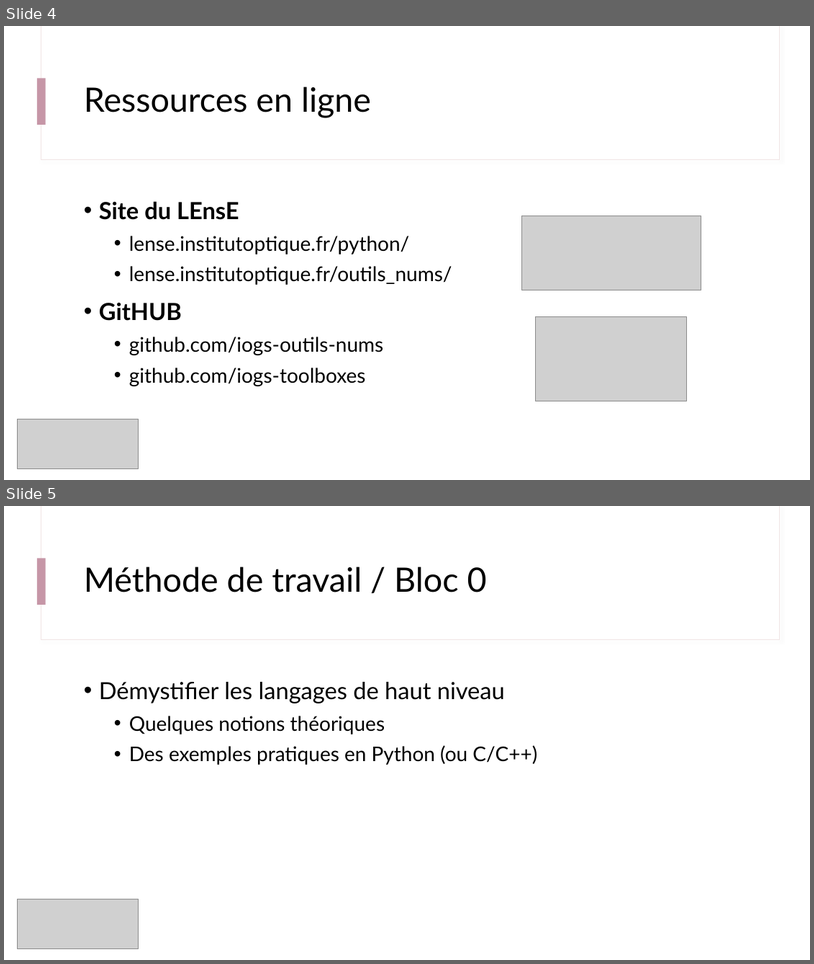
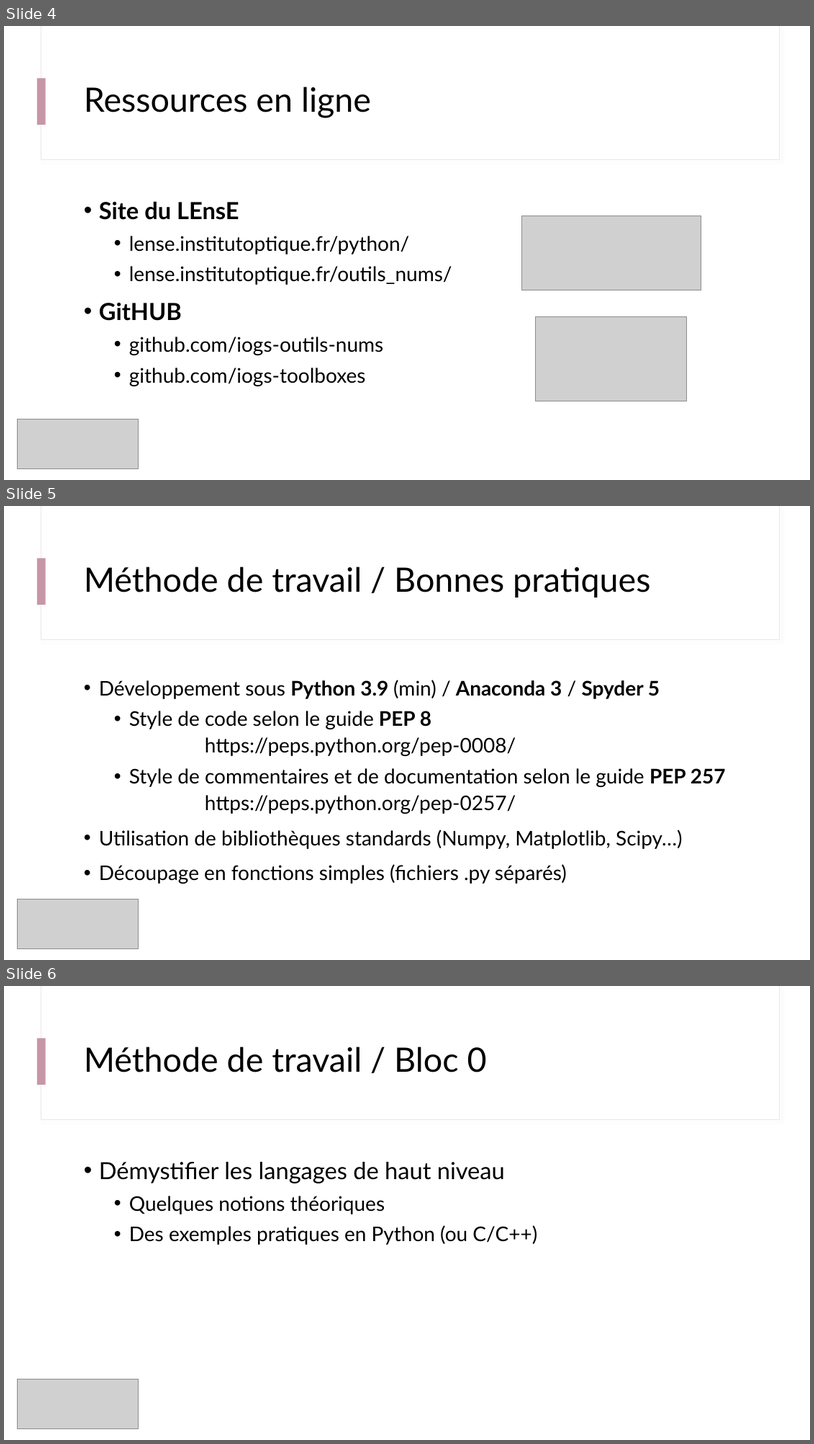
Before and after one commit to jvillemejane/SupOpToolboxes, a slide deck: engineer_courses/s5_outils_numeriques/b0_demistifier_python/B0_0_Outils_Methodes.pptx. Shown one above the other, each under a label of ours: slides 4 and 5 before the commit, slides 4, 5 and 6 after it. The pictures are 814x964 and 814x1444 pixels, drawn with LibreOffice and Linux fonts; fonts in the diff are those of the drawing; grey boxes stand for pictures. Boxes give left, top, right and bottom in pixels: in the first picture for what was removed or moved away, otherwise in the second. Text is boxed around its words. In the diff, an @@ line names an element or a change of style, - is before the commit and + after.

```diff
--- a/engineer_courses/s5_outils_numeriques/b0_demistifier_python/B0_0_Outils_Methodes.pptx
+++ b/engineer_courses/s5_outils_numeriques/b0_demistifier_python/B0_0_Outils_Methodes.pptx
@@ slide 5 added at <box>4,506,810,960</box>, background #FFFFFF; not listed: 3 template elements that a slide beside it also shows @@
@@ title added at <box>84,566,651,597</box>, 40 pt, text #000000 @@
+Méthode de travail / Bonnes pratiques
@@ text added at <box>99,680,726,883</box>, 24 pt, text #000000 @@
+• Développement sous Python 3.9 (min) / Anaconda 3 / Spyder 5
+  • Style de code selon le guide PEP 8
+    https://peps.python.org/pep-0008/
+  • Style de commentaires et de documentation selon le guide PEP 257
+    https://peps.python.org/pep-0257/
+• Utilisation de bibliothèques standards (Numpy, Matplotlib, Scipy…)
+• Découpage en fonctions simples (fichiers .py séparés)
@@ picture added at <box>17,898,139,948</box> @@
@@ what was slide 5 is now slide 6 @@
```
Also in this commit, not shown: 1 slide changed, 9 other files.
